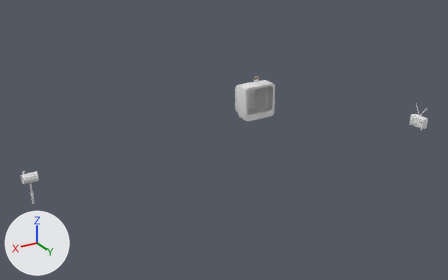
One commit to the Blender file Art/Game Intro Menu/Hicks House.blend: the scene before it, then after it.
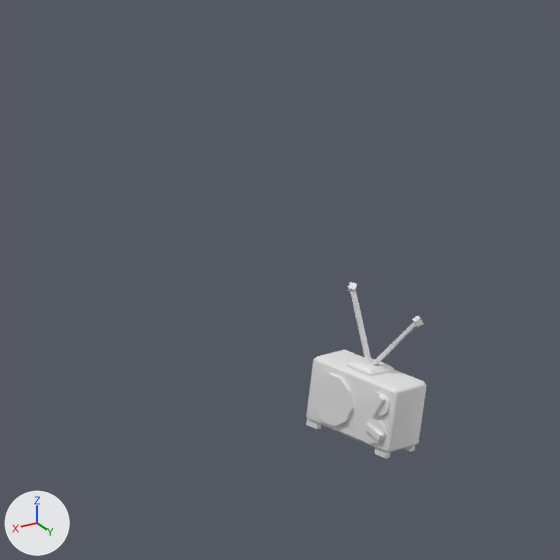
The first picture shows the older version from a camera (50 mm lens) standing at (12.18, 15.75, 10.81) and looking at (2.76, 0.05, 2.96). The close-ups show both versions on the part from 81% to 100% of the width and 22% to 52% of the height of that picture; other places that the commit changed are outside them. The axes (+X, +Y, +Z) are drawn at lower left. The lights are the same throughout. The same objects are shown in both versions, whatever each file hides.

The first close-up shows 'Radio', 'Radio Speaker'.
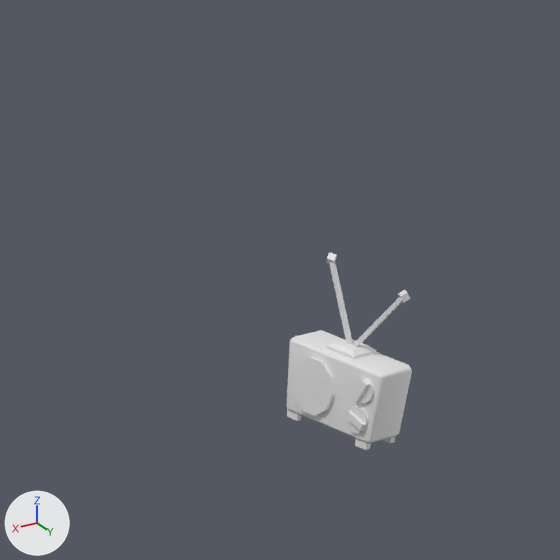
Where the newer file only moved an object's origin or applied its transform, the numbers keep the older frame.

Where the change shows, as pixel boxes (x1, y1, x2, y2) in the close-ups (560 x 560 px; the box of a moved part takes in the faces that stretch with it):
```json
{"object": "Radio", "change": "reshaped, moved, rescaled", "before": [306, 282, 426, 458], "after": [287, 252, 412, 450], "on screen": "12% taller"}
{"object": "Radio Speaker", "change": "moved, rescaled", "before": [311, 373, 354, 426], "after": [292, 356, 335, 416], "on screen": "13% taller"}
{"part": 1, "of": "me_circle_004", "change": "moved or reshaped", "before": [350, 289, 372, 363], "after": [329, 262, 353, 344]}
{"part": 2, "of": "me_circle_004", "change": "moved or reshaped", "before": [347, 282, 357, 292], "after": [326, 252, 336, 263]}
{"part": 3, "of": "me_circle_004", "change": "moved or reshaped", "before": [371, 322, 416, 365], "after": [352, 297, 403, 347]}
{"part": 4, "of": "me_circle_004", "change": "moved or reshaped", "before": [412, 316, 424, 327], "after": [398, 289, 411, 302]}
{"part": 5, "of": "me_circle_004", "change": "moved or reshaped", "before": [306, 350, 426, 458], "after": [287, 330, 412, 450]}
```

The change, as JSON lines over the scene's bpy script:
```json
{"block": "me_circle_004", "where": "# used by ob_radio; location = (-1.333, 4.216, 4.002)"}
{"op": "remove", "block": "me_circle_004", "code": "me_circle_004.from_pydata(...)  # 148 vertices, 120 faces; spans x -0.106..0.129, y -0.243..0.252, z 0.0..0.682"}
{"op": "add", "block": "me_circle_004", "code": "me_circle_004.from_pydata(...)  # 148 vertices, 120 faces; spans x -0.106..0.129, y -0.274..0.279, z 0.0..0.682"}
{"block": "me_circle_004", "change": "me_circle_004 part 1: the loose piece of 8 vertices spanning x -0.011..0.007, y -0.161..0.007, z 0.337..0.666 is scaled about its middle by (1, 1.12, 1), then moved by (0.0, -0.012, 0.0)"}
{"block": "me_circle_004", "change": "me_circle_004 part 2: the loose piece of 8 vertices spanning x -0.028..0.024, y -0.176..-0.127, z 0.634..0.682 is scaled about its middle by (1, 1.12, 1), then moved by (0.0, -0.021, 0.0)"}
{"block": "me_circle_004", "change": "me_circle_004 part 3: the loose piece of 8 vertices spanning x -0.011..0.007, y 0.007..0.238, z 0.337..0.629 is scaled about its middle by (1, 1.12, 1), then moved by (0.0, 0.012, 0.0)"}
{"block": "me_circle_004", "change": "me_circle_004 part 4: the loose piece of 8 vertices spanning x -0.028..0.024, y 0.204..0.252, z 0.599..0.643 is scaled about its middle by (1, 1.12, 1), then moved by (0.0, 0.025, 0.0)"}
{"block": "me_circle_004", "change": "me_circle_004 part 5: 94 of 148 vertices moved; they spanned x -0.106..0.129, y -0.243..0.251, z 0.0..0.327 and now span x -0.106..0.129, y -0.274..0.278, z 0.0..0.327; mean shift (0.0, 0.006, 0.0); largest move (-0.087, -0.243, 0.308) -> (-0.087, -0.274, 0.308)"}
{"op": "set", "path": "ob_radio_speaker.location", "old": "(-1.233, 4.133, 4.177)", "new": "(-1.233, 4.017, 4.177)"}
{"op": "set", "path": "ob_radio.location", "old": "(-1.333, 4.216, 4.002)", "new": "(-1.333, 4.101, 4.002)"}
{"op": "set", "path": "ob_radio.scale", "old": "(1.0, 1.0, 1.0)", "new": "(1.0, 1.0, 1.14)"}
```
